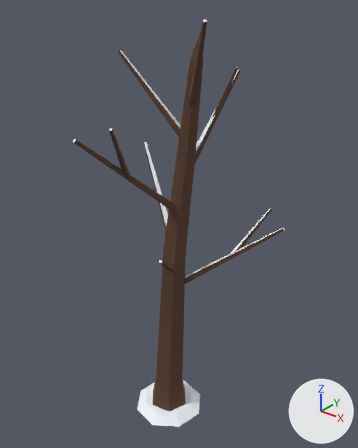
A saved change to the Blender file winter-survival/blender/sources/dead_tree.blend.
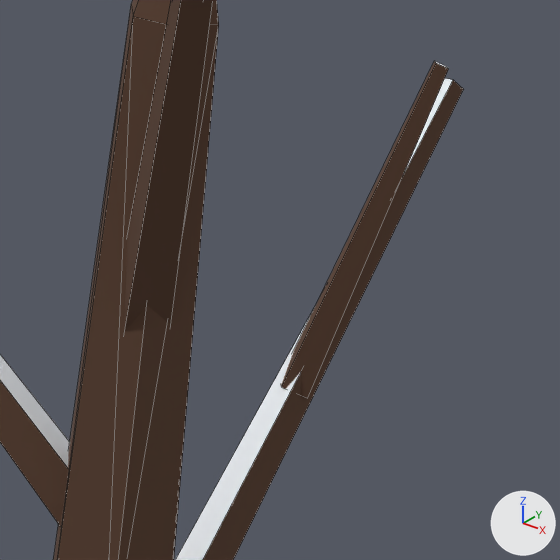
Each version is shown whole from a 50 mm camera at (3.262, -3.863, 5.141) aimed at (0.228, -0.071, 2.79), then close up on the part from 47% to 71% of the width and 13% to 32% of the height. Arrows for +X, +Y and +Z are at lower right; the lights stay in place. The first two pictures are the older version. The close-ups show mesh edges as thin lines.

Names of what the first close-up shows: 'Tree'.
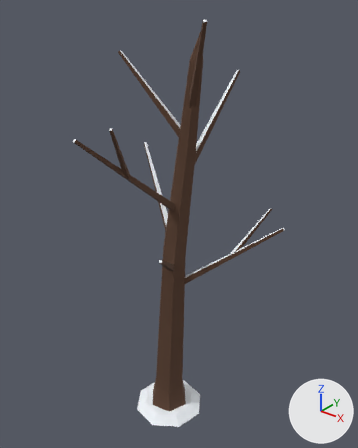
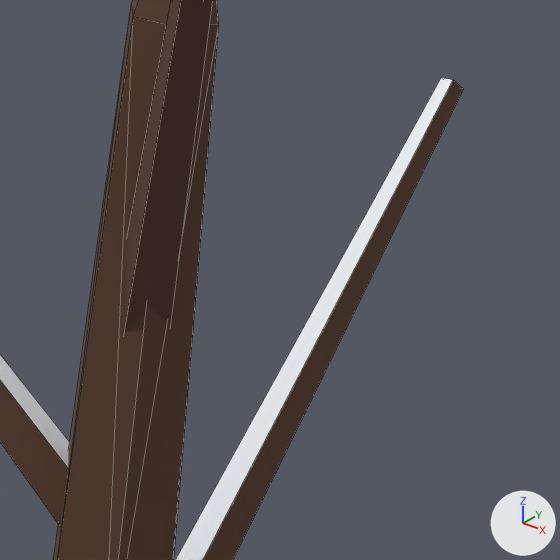
Boxes [x1, y1, x2, y2] around the edits, measured in the close-ups (560 x 560 px):
part 1 of me_tree, deleted: before [281, 61, 449, 398]

What changed in the scene script:
```text
Change me_tree:
    used by ob_tree; location = (0.0, 0.0, 0.0)
    remove me_tree.from_pydata(...)  # 133 vertices, 123 faces; spans x -0.75..1.24, y -1.27..0.72, z 0.0..4.87
    add me_tree.from_pydata(...)  # 125 vertices, 118 faces; spans x -0.75..1.24, y -1.27..0.72, z 0.0..4.87
    me_tree part 1: the loose piece of 8 vertices spanning x 0.29..0.5, y 0.38..0.56, z 3.87..4.38 is deleted
```
